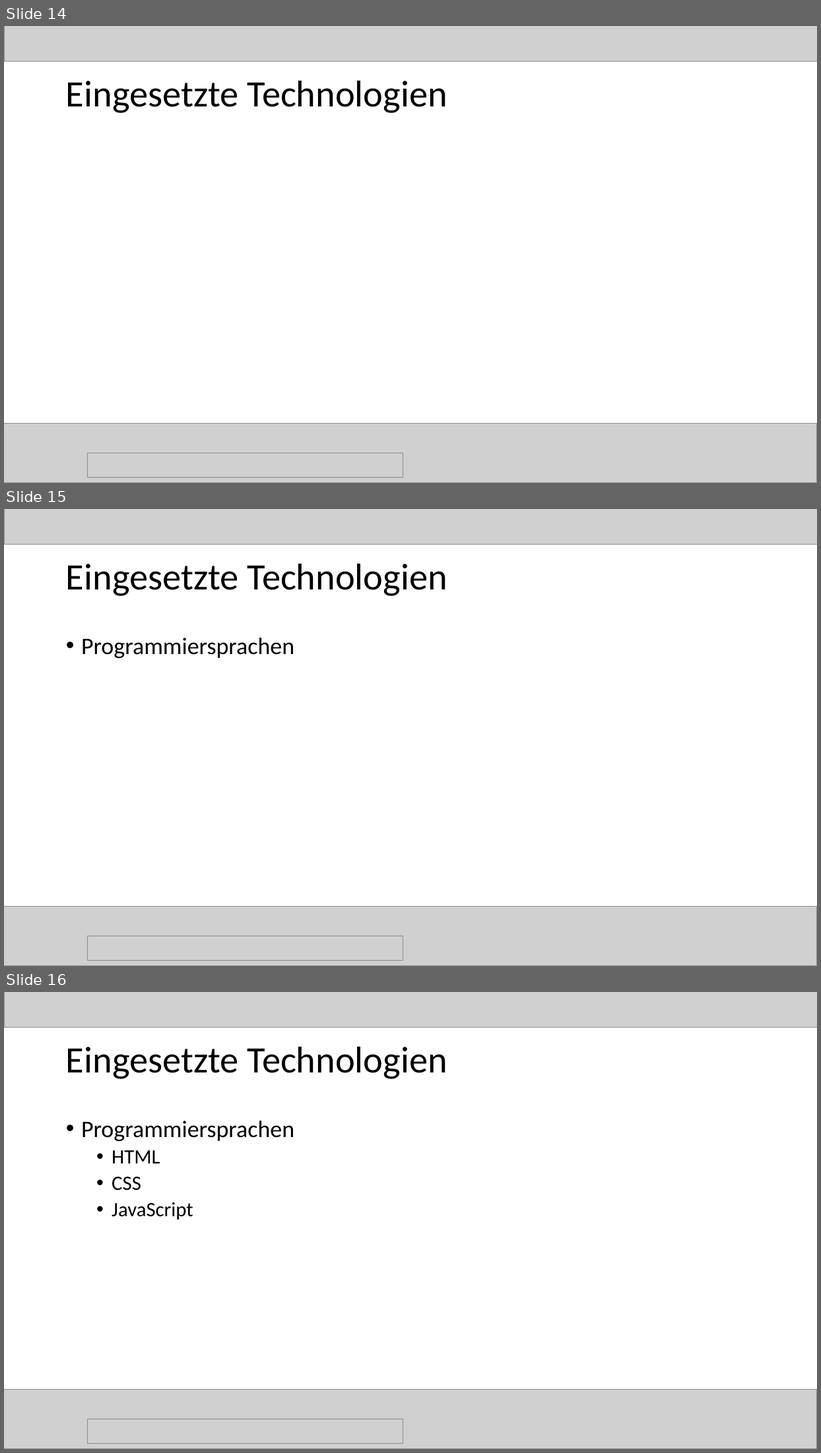
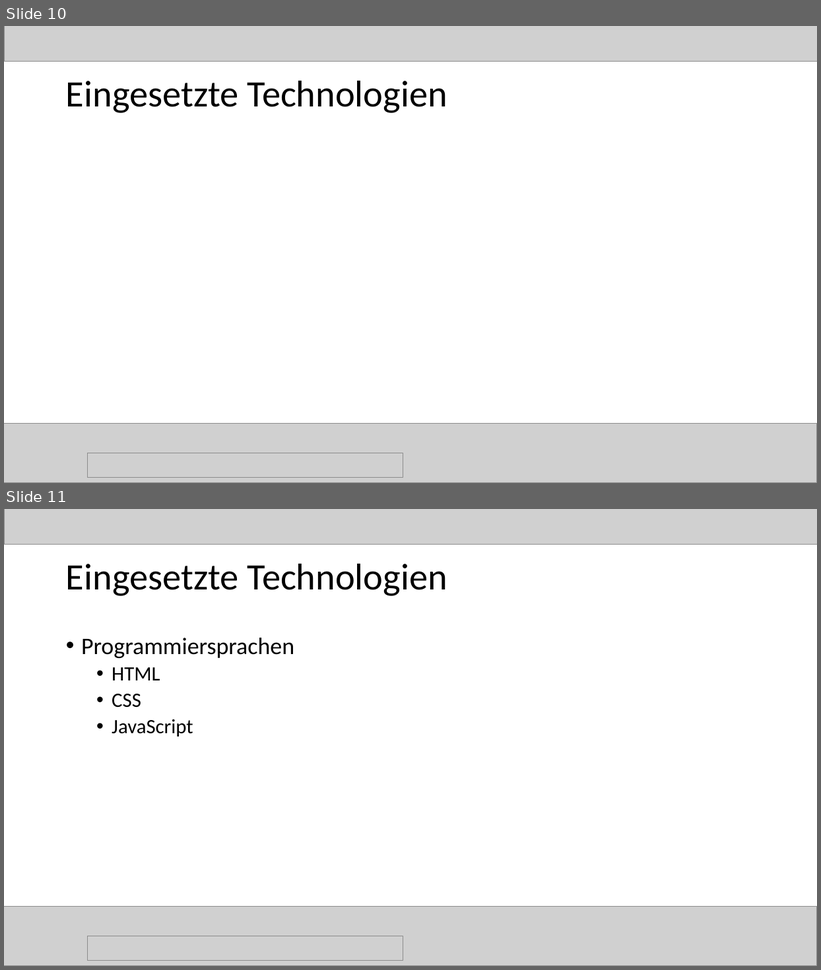
Before and after one commit to magharmi/StudentenFuerStudenten, a slide deck: websitePPneu.pptx. Shown one above the other, each under a label of ours: slides 14, 15 and 16 before the commit, slides 10 and 11 after it. The pictures are 821x1453 and 821x970 pixels, drawn with LibreOffice and Linux fonts; fonts in the diff are those of the drawing; grey boxes stand for pictures. Boxes give left, top, right and bottom in pixels: in the first picture for what was removed or moved away, otherwise in the second. Text is boxed around its words. In the diff, an @@ line names an element or a change of style, - is before the commit and + after.

```diff
--- a/websitePPneu.pptx
+++ b/websitePPneu.pptx
@@ slide 15 removed at <box>4,509,817,966</box>, background #FFFFFF @@
@@ picture removed at <box>4,509,817,545</box> @@
@@ title removed at <box>66,563,447,596</box> @@
-Eingesetzte Technologien
@@ text removed at <box>81,638,294,658</box> @@
-• Programmiersprachen
@@ picture removed at <box>4,907,817,966</box> @@
@@ picture removed at <box>87,937,403,960</box> @@
@@ what was slide 14 is now slide 10 @@
@@ what was slide 16 is now slide 11 @@
```
Also in this commit, not shown: 13 slides changed, 1 slide added, 7 other slides removed, 2 other files.
